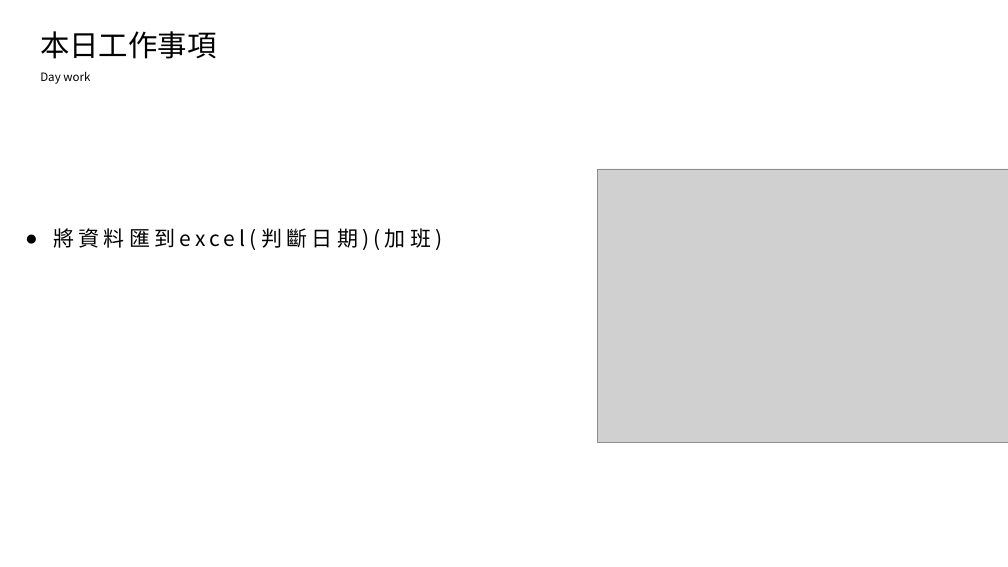
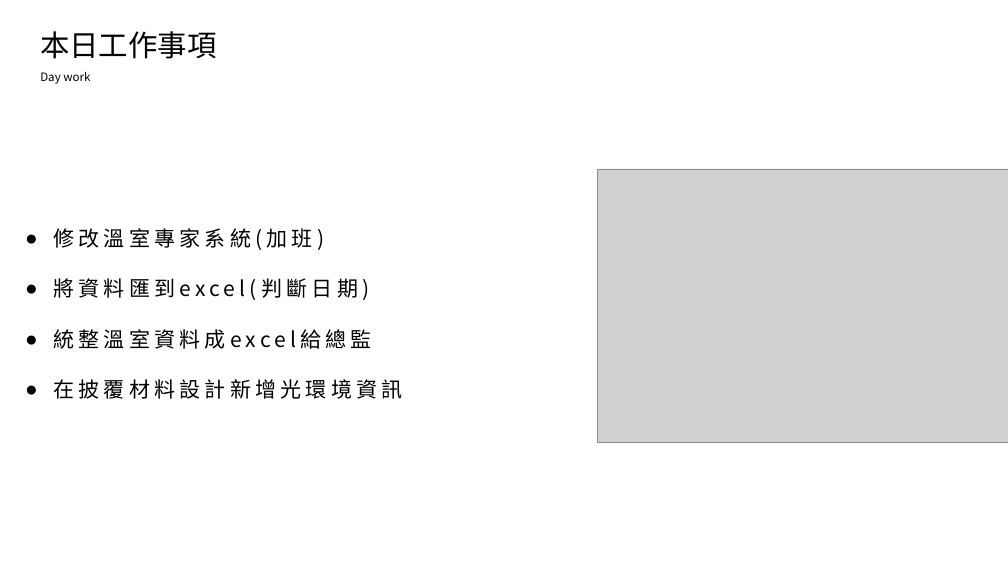
Before and after one commit to ZheHong1021/ExcelSystem, a slide deck: slide 2 of 工作日報_葉柏漢/2021.11/2021.11.29(加班)_2021.11.30工作日報_葉柏漢.pptx. Drawn at 1008x567 pixels with LibreOffice and Linux fonts; fonts in the diff are those of the drawing; grey boxes stand for pictures. Boxes give left, top, right and bottom in pixels: in the first picture for what was removed or moved away, otherwise in the second. Text is boxed around its words. In the diff, an @@ line names an element or a change of style, - is before the commit and + after.

```diff
--- a/工作日報_葉柏漢/2021.11/2021.11.29(加班)_2021.11.30工作日報_葉柏漢.pptx
+++ b/工作日報_葉柏漢/2021.11/2021.11.29(加班)_2021.11.30工作日報_葉柏漢.pptx
@@ text at box(53, 228, 402, 399): text changed @@
-● 將資料匯到excel(判斷日期)(加班)
+● 修改溫室專家系統(加班)
+● 將資料匯到excel(判斷日期)
+● 統整溫室資料成excel給總監
+● 在披覆材料設計新增光環境資訊
```
Also in this commit, not shown: 3 slides added, 1 other file.
